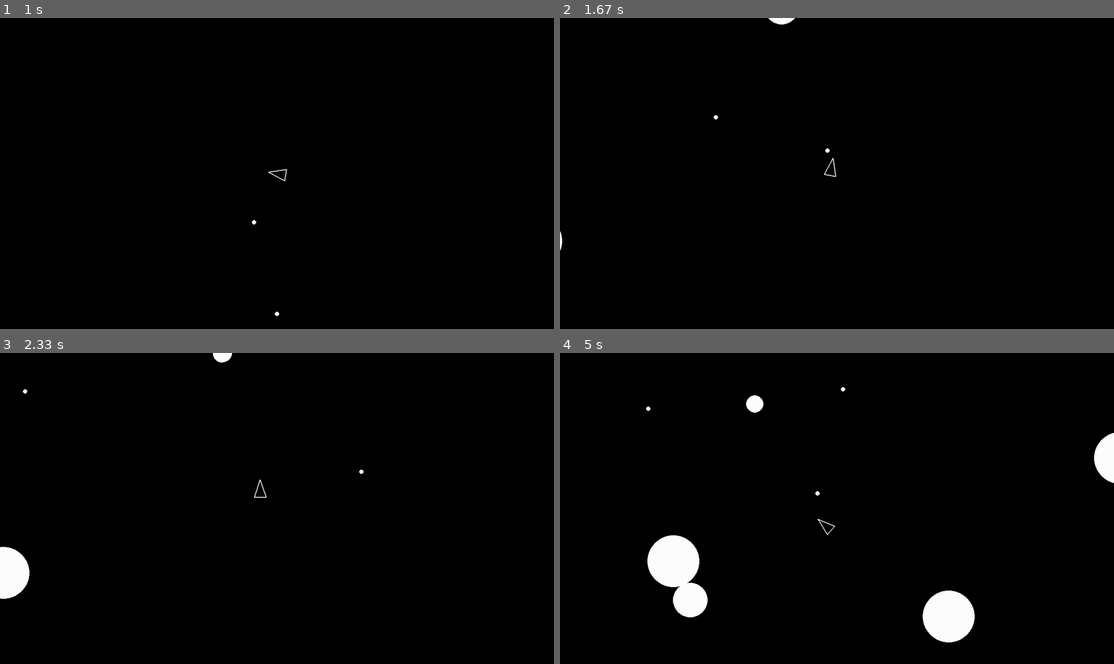
Above: before the commit, frames 1-4 (two rows, left to right).
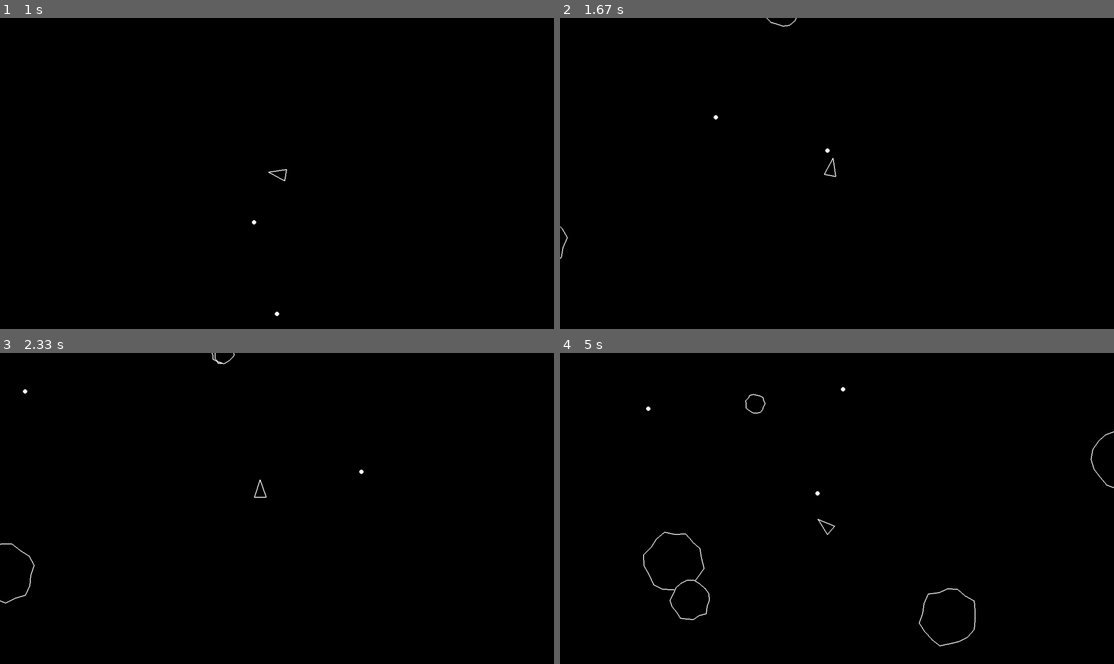
Above: after the commit, the same moments.

Repository: PaavoTL/pygame_asteroids
Game: pygame game, started from main.py
The game is run twice, just before and just after one commit, with the same random seed, the same clock (stepped at 60 frames per second) and the same inputs.
Inputs:
- Up to frame 1 (1 s): tap Space at 0.33, 0.73 s; hold D from 0.67 s (still down)
- Up to frame 2 (1.67 s): tap Space at 1.03, 1.23, 1.57 s; release D at 1.13 s; hold W 1.17-1.47 s; hold D from 1.5 s (still down)
- Up to frame 3 (2.33 s): tap Space at 1.87, 2.07 s; release D at 1.97 s; hold A from 2 s (still down)
- Up to frame 4 (5 s): tap Space at 2.37, 2.63, 2.97, 3.27, 3.4, 3.8, 4.1, 4.47, 4.87 s; release A at 2.53 s; hold S 2.57-2.87 s; hold A 2.9-3.3 s; hold W 3.33-3.7 s; hold D 3.73-4.37 s; hold S 4.4-4.77 s; hold A from 4.8 s (still down)

Frame 1 is identical in both runs. In frame 2, 0.1% of the frame differs, in the area x 0-43%, y 0-78%; in frame 3, 0.9%; in frame 4, 4.1%, in the area x 15-100%, y 13-95%.

Commit message:
added asteroid chunkines and rotation

Diff:
--- a/asteroid.py
+++ b/asteroid.py
@@ -7,13 +7,33 @@
 class Asteroid(CircleShape):
   def __init__(self, x, y, radius):
     super().__init__(x, y, radius)
-    pass
+    self.rotation = 0
+    self.rotation_speed = random.uniform(-100,100)
+    self.shape_points = []
+    for i in range (0,18):
+      self.shape_points.append(random.uniform(0, radius/5))
+
+
+  def chunky(self):
+    result_points = []
+    segment = 360 / len(self.shape_points)
+    for i in range(0, len(self.shape_points)):
+      point_position = pygame.Vector2(0, self.radius + self.shape_points[i]).rotate(self.rotation + segment * i)
+      result_points.append(self.position + point_position)
+    return result_points
 
   def draw(self, screen):
-    pygame.draw.circle(screen, "white", self.position, self.radius)
+    points = self.chunky()
+
+    #pygame.draw.circle(screen, "black", self.position, self.radius)
+    #pygame.draw.circle(screen, "white", self.position, self.radius, 2)
+    pygame.draw.polygon(screen, "black", points)
+    pygame.draw.polygon(screen, "white", points, 2)
+
 
   def update(self, dt):
     self.position += self.velocity * dt
+    self.rotation += self.rotation_speed * dt
 
   def split (self):
     self.kill()
